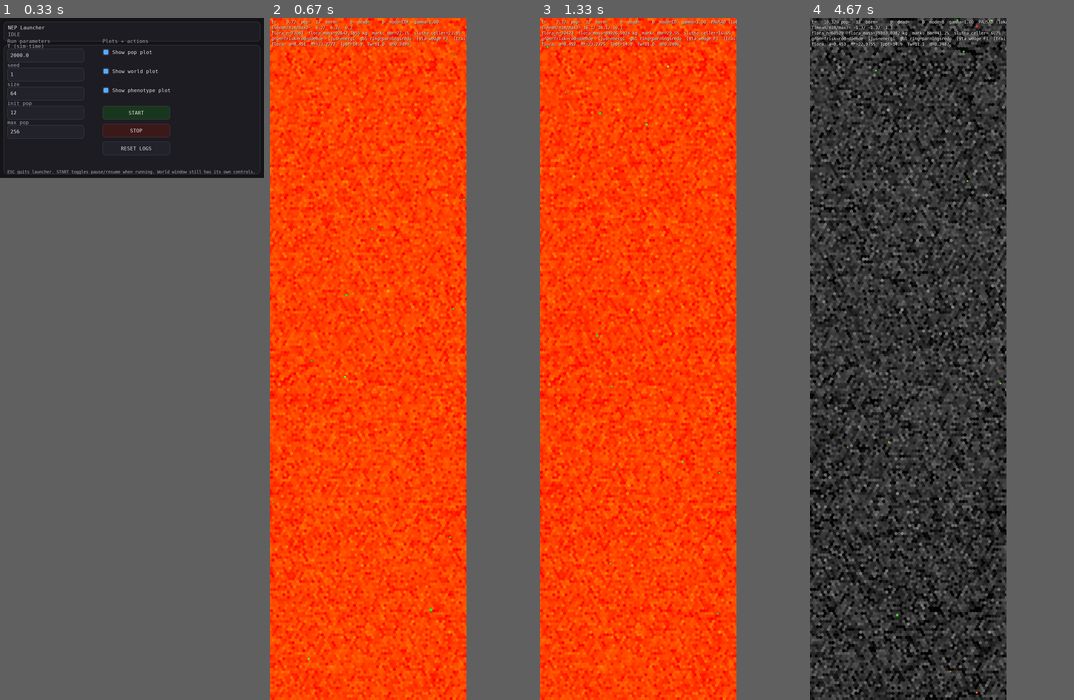
Above: before the commit, frames 1-4 (left to right).
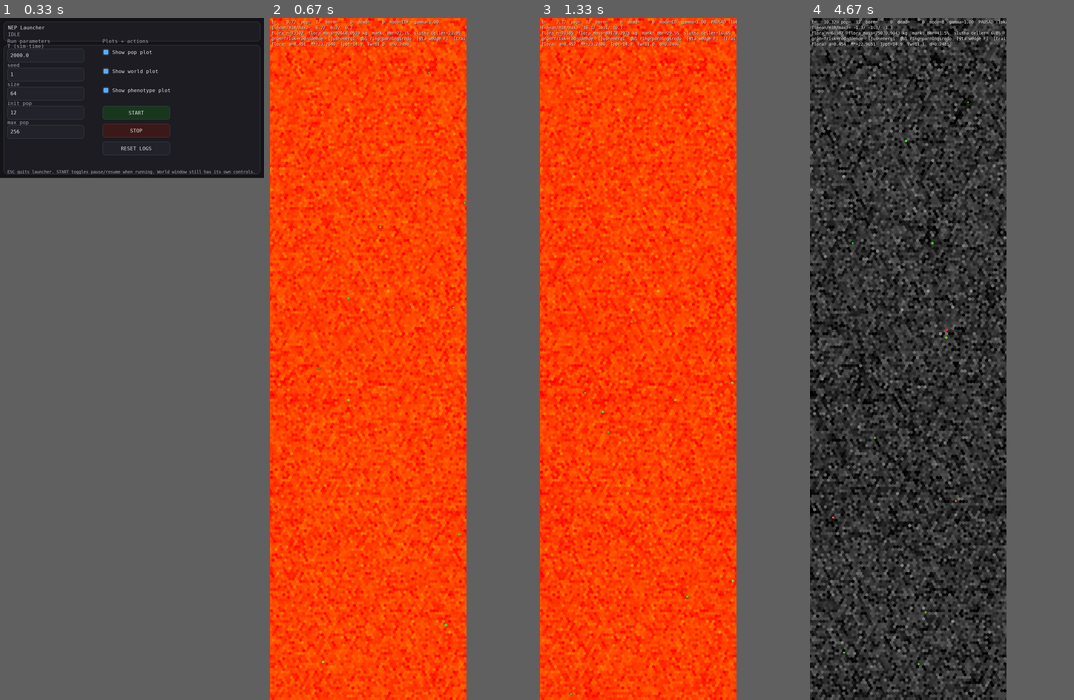
Above: after the commit, the same moments.

Repository: JoakimStorck/nep-process
Game: pygame game, started from nep_gui_launcher.py
Same seed, same stepped clock (60 frames per second), same inputs: the game is played once before the commit and once after it.
Inputs:
- Up to frame 1 (0.33 s): no input
- Up to frame 2 (0.67 s): click "START" at 0.38 s
- Up to frame 3 (1.33 s): tap Space at 0.67 s; tap 1 at 1 s
- Up to frame 4 (4.67 s): tap 4 at 1.33 s; tap 2 at 1.67 s

Frame 1 is identical in both runs. In frame 2, 0.4% of the frame differs, in the area x 0-75%, y 0-100%; in frame 3, 4.1%; in frame 4, 18%.

Commit message:
Taket gäller förbrukning, inte byggande
0161 mätte att slow_mobil_frac band på fel ställe: tillväxten ströps i 19,3 %
av anropen mot underhållets 5,8 och fick fyra femtedelar av det begärda. Ett
djur som ville växa fick vänta på droppet medan ett som bara ville överleva
knappt märkte något. Det gjorde späcket dyrt att bära utan att göra det
långsamt att förlora — kostnaden utan egenskapen — och fast_frac driftade mot
den snabba poolen även när isoleringen sänkte termoregleringen från 102 till
81 procent av basalomsättningen.

_take_reserve_mass får strypt=False för anabolism. Fett mobiliseras långsamt
när det bränns — det är därför man magrar gradvis under en svält — men en
organism som bygger vävnad omsätter reserver i den takt byggandet kräver, och
en dräktig hona snabbast av alla.

Poolens tidsskala är oförändrad: M_slow är fortfarande långsam att förbruka,
vilket är det som gör svälten gradvis och isoleringen till ett tillstånd som
byggs och förloras över månader.

Mätningen från 0161 följer med: wrappern släpper nyckelordet vidare, och
radkartan slås nu upp mot källan vid installationen i stället för mot fasta
tal. Fasta radnummer åldras med första ändring i agent.py, och en mätning som
tyst byter etikett är värre än ingen.

Diff:
--- a/agent.py
+++ b/agent.py
@@ -786,7 +786,8 @@
         if n > 0.0:
             self.out_nutrient_kg += n
 
-    def _take_reserve_mass(self, kg: float, dt: float = 1.0) -> float:
+    def _take_reserve_mass(self, kg: float, dt: float = 1.0,
+                           *, strypt: bool = True) -> float:
         """
         Ta reservmassa: snabbt först, långsamt med tak. Returnerar uttaget.
 
@@ -797,6 +798,25 @@
         det blir taket beroende av hur ofta metoden råkar anropas i stället för
         av tid, vilket är samma klass av fel som `k_age1` — en takt som inte är
         skalfri mot tidsenheten.
+
+        **`strypt=False` för anabolism.** Taket gäller löpande förbrukning, inte
+        byggande. Fett mobiliseras långsamt när det bränns — det är därför man
+        magrar gradvis under en svält — men en organism som bygger vävnad
+        omsätter reserver i den takt byggandet kräver, och en dräktig hona
+        snabbast av alla.
+
+        0161 mätte att taket band på fel ställe: tillväxten ströps i 19,3
+        procent av anropen mot underhållets 5,8, och fick bara fyra femtedelar
+        av det begärda. Ett djur som ville växa fick vänta på droppet medan ett
+        som bara ville överleva knappt märkte något. Det gjorde späcket dyrt att
+        bära utan att göra det långsamt att förlora, alltså kostnaden utan
+        egenskapen — och `fast_frac` driftade mot den snabba poolen även när
+        isoleringen sänkte termoregleringen från 102 till 81 procent av
+        basalomsättningen.
+
+        Poolens tidsskala är oförändrad: `M_slow` är fortfarande långsam att
+        *förbruka*, vilket är det som gör svälten gradvis och isoleringen till
+        ett tillstånd som byggs och förloras över månader.
         """
         want = float(kg)
         if want <= 0.0:
@@ -821,8 +841,11 @@
         self.M_fast = float(self.M_fast) - d_fast
         rest = take - d_fast
         if rest > 0.0 and self.M_slow > 0.0:
-            tak = float(self.M_slow) * float(self.AP.slow_mobil_frac) * float(dt)
-            d_slow = min(rest, tak)
+            if strypt:
+                tak = float(self.M_slow) * float(self.AP.slow_mobil_frac) * float(dt)
+                d_slow = min(rest, tak)
+            else:
+                d_slow = min(rest, float(self.M_slow))
             self.M_slow = max(0.0, float(self.M_slow) - d_slow)
         else:
             d_slow = 0.0
@@ -1444,7 +1467,7 @@
                         out_gest_build = float(self.take_energy(build_kg * _gest_build_E_kg, dt=dt))
                         # Fostret är ännu odifferentierad, labil vävnad; dess
                         # struktur läggs på först vid födseln.
-                        dM_gest = self._take_reserve_mass(build_kg, dt)
+                        dM_gest = self._take_reserve_mass(build_kg, dt, strypt=False)
                         E_material += dM_gest * _E_labile
                         if dM_gest > 0.0:
                             self.gest_M = M_cur + dM_gest
@@ -1571,7 +1594,7 @@
 
                 if dM_want > 0.0:
                     out_growth = float(self.take_energy(dM_want * _growth_build_E_kg, dt=dt))
-                    mat = self._take_reserve_mass(dM_want, dt)
+                    mat = self._take_reserve_mass(dM_want, dt, strypt=False)
                     if mat > 0.0:
                         self.M = float(self.M) + mat
                         dM_growth = mat
--- a/run_headless.py
+++ b/run_headless.py
@@ -295,8 +295,10 @@
 # produktionskoden. Det håller mätningen utanför `agent.py` helt.
 _M: dict = {}
 
-_M_RADER = {1023: "underhåll", 1447: "dräktighet", 1574: "tillväxt",
-            1699: "trimning"}
+# Radnumren flyttar när `agent.py` ändras. Kartan slås därför upp mot
+# funktionsnamn plus offset vid installationen i stället för mot fasta tal —
+# se `instrument_reserv`.
+_M_RADER: dict = {}
 
 _INSTRUMENTED_RESERV = False
 
@@ -313,8 +315,29 @@
 
     orig = Body._take_reserve_mass
 
-    def wrapped(self, kg, dt=1.0):
-        ut = orig(self, kg, dt)
+    # Bind radnumren vid installationen genom att läsa källan. Fasta tal
+    # åldras med första ändring i `agent.py`, och en mätning som tyst byter
+    # etikett är värre än ingen.
+    import inspect as _insp
+    from agent import Body as _B
+    _src, _lin0 = _insp.getsourcelines(_insp.getmodule(_B))
+    for _i, _rad in enumerate(_src):
+        if "_take_reserve_mass(" not in _rad or "def " in _rad:
+            continue
+        n = _lin0 + _i
+        if "strypt=False" in _rad:
+            _namn = "dräktighet" if "gest" in _rad else "tillväxt"
+        elif "Ecap" in _rad or "trim" in _rad:
+            _namn = "trimning"
+        else:
+            _namn = "underhåll"
+        # `f_lineno` pekar på raden där uttrycket *avslutas*, vilket kan vara
+        # nästa rad när anropet är radbrutet. Registrera båda.
+        _M_RADER[n] = _namn
+        _M_RADER[n + 1] = _namn
+
+    def wrapped(self, kg, dt=1.0, **kw):
+        ut = orig(self, kg, dt, **kw)
         want = float(kg)
         if want > 1e-15:
             rad = _sys._getframe(1).f_lineno
@@ -330,6 +353,8 @@
             # hade räckt — alltså att taket och inte tomheten band.
             if ut < want * 0.999 and float(self.M_reserve()) > want:
                 e[1] += 1
+            # Anabolismen går sedan 0162 förbi taket. Raden står kvar i
+            # mätningen för att kunna visa att strypningen faktiskt upphörde.
         return ut
 
     Body._take_reserve_mass = wrapped
